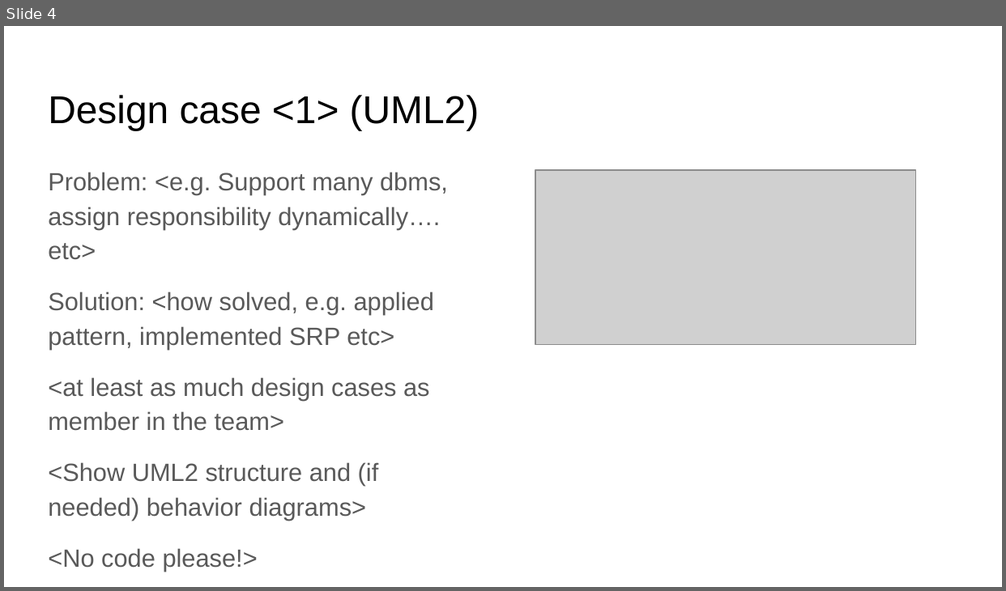
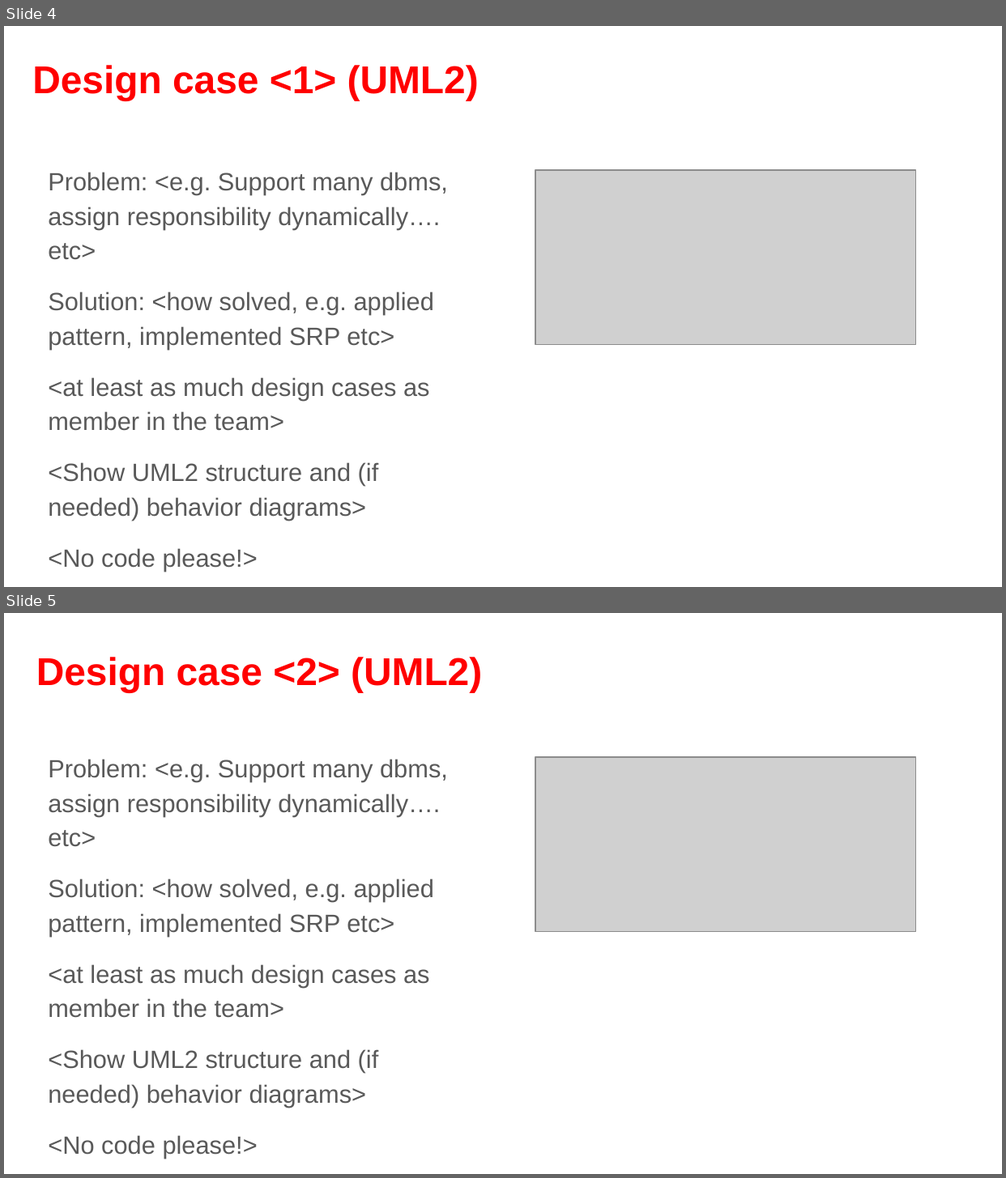
Before and after one commit to fanglores/Advanced-Software-Design, a slide deck: PracticeTasks/Module2/Task_12/Task_12.pptx. Shown one above the other, each under a label of ours: slide 4 before the commit, slides 4 and 5 after it. The pictures are 1006x591 and 1006x1178 pixels, drawn with LibreOffice and Linux fonts; fonts in the diff are those of the drawing; grey boxes stand for pictures. Boxes give left, top, right and bottom in pixels: in the first picture for what was removed or moved away, otherwise in the second. Text is boxed around its words. In the diff, an @@ line names an element or a change of style, - is before the commit and + after.

```diff
--- a/PracticeTasks/Module2/Task_12/Task_12.pptx
+++ b/PracticeTasks/Module2/Task_12/Task_12.pptx
@@ slide 5 added at (x1=4, y1=613, x2=1002, y2=1174), background #FFFFFF @@
@@ title added at (x1=36, y1=657, x2=482, y2=692), 28 pt, text #FF0000, bold @@
+Design case <2> (UML2)
@@ picture added at (x1=535, y1=756, x2=915, y2=931) @@
@@ text added at (x1=48, y1=759, x2=448, y2=1107), 18 pt, text #595959 @@
+Problem: <e.g. Support many dbms, assign responsibility dynamically…. etc>
+Solution: <how solved, e.g. applied pattern, implemented SRP etc>
+<at least as much design cases as member in the team>
+<Show UML2 structure and (if needed) behavior diagrams>
+<No code please!>
@@ slide 4 changed as well @@
@@ title "Design case <1> (UML2)" moved from (x1=48, y1=95, x2=479, y2=130) to (x1=32, y1=65, x2=479, y2=101) @@
@@ title "Design case <1> (UML2)" at (x1=32, y1=65, x2=479, y2=101): text colour #000000 to #FF0000, bold on @@
```
Also in this commit, not shown: 5 other slides added, 3 slides removed.
